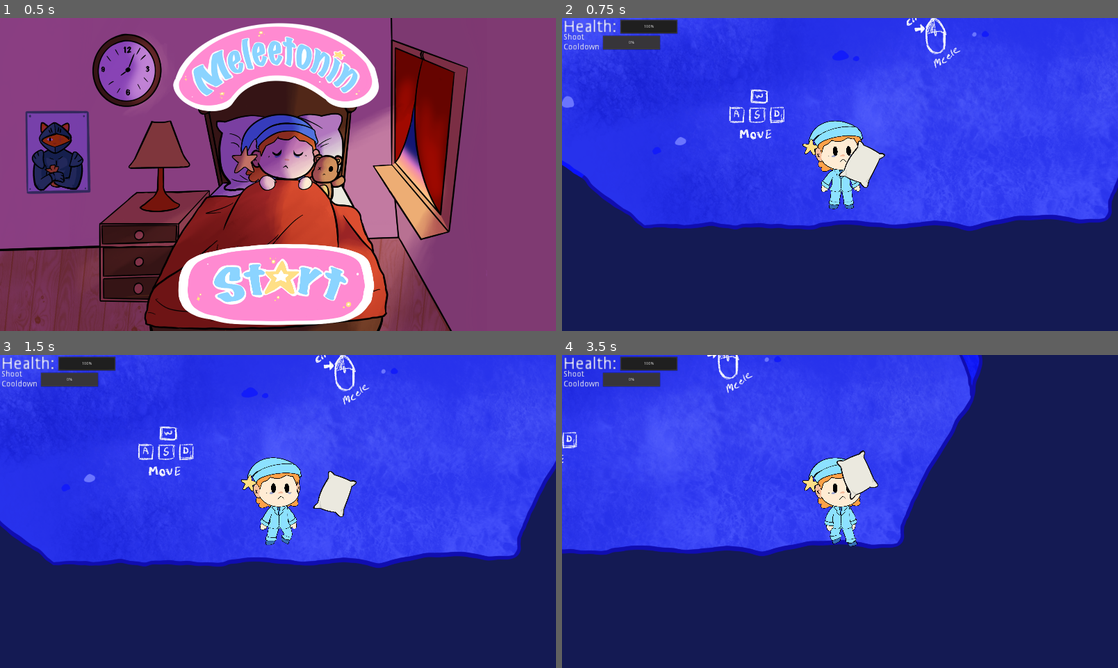
Above: before the commit, frames 1-4 (two rows, left to right).
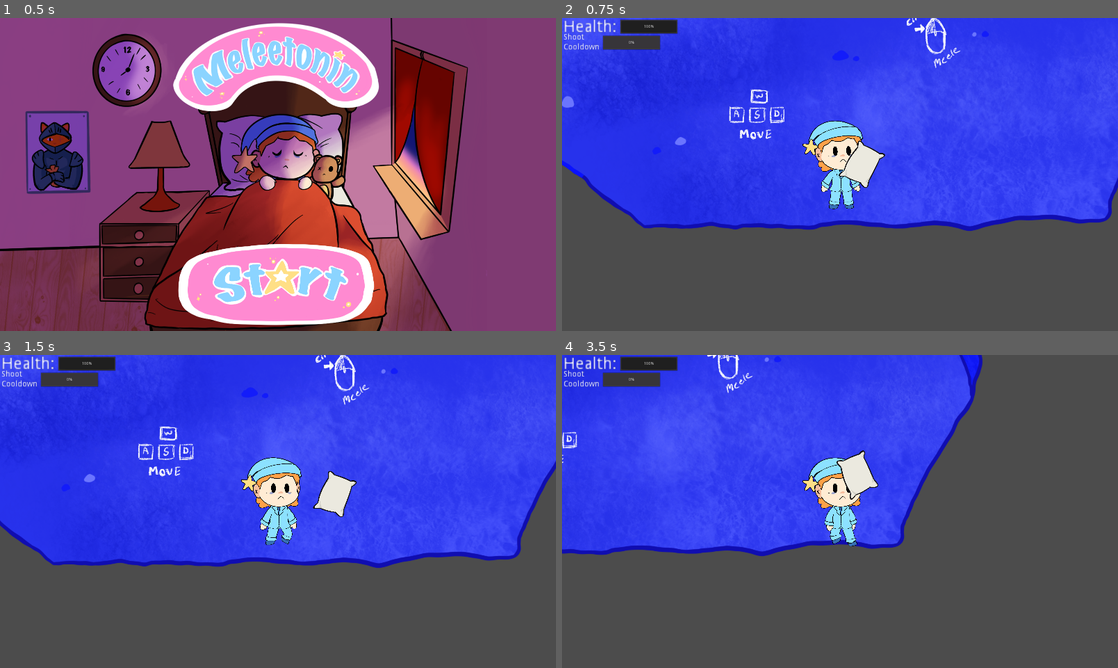
Above: after the commit, the same moments.

Repository: GayFreaks/FiveNightSleep
Game: Godot game, scene res://Main.tscn
Same seed, same stepped clock (60 frames per second), same inputs: the game is played once before the commit and once after it.
Inputs (mouse positions are in pixels of both pictures, inside the frame that each line leads up to):
- Up to frame 1 (0.5 s): no input
- Up to frame 2 (0.75 s): click (840, 284) at 0.5 s
- Up to frame 3 (1.5 s): tap Enter at 1.25 s; move the mouse to (400, 495) at 1.27 s; hold D (Move_Right) from 1.28 s (still down); click (400, 495) at 1.42 s
- Up to frame 4 (3.5 s): move the mouse to (728, 527) at 2.02 s; release D (Move_Right) at 2.03 s; hold S (Move_Down) 2.03-2.78 s; move the mouse to (895, 442) at 2.77 s; hold D (Move_Right) from 2.78 s (still down)

Frame 1 is identical in both runs. In frame 2, 35% of the frame differs, in the area x 0-100%, y 46-100%; in frame 3, 35%; in frame 4, 57%, in the area x 0-100%, y 0-100%.
Error after the commit: Invalid get index '0' (on base: 'null instance'). (res://Scripts/Main.gd:10)

Commit message:
Titel theme ting igen

Diff:
--- a/Loading.tscn
+++ b/Loading.tscn
@@ -20,3 +20,5 @@
 margin_right = 250.0
 margin_bottom = 50.0
 max_value = 1.0
+
+[node name="AudioStreamPlayer" type="AudioStreamPlayer" parent="."]
--- a/Main.tscn
+++ b/Main.tscn
@@ -29,4 +29,7 @@
 texture_disabled = ExtResource( 3 )
 expand = true
 
+[node name="AudioStreamPlayer" type="AudioStreamPlayer" parent="."]
+volume_db = -3.496
+
 [connection signal="pressed" from="TextureButton" to="." method="_on_PlayButton_pressed"]
--- a/Scripts/Main.gd
+++ b/Scripts/Main.gd
@@ -2,8 +2,14 @@
 
 onready var loader = get_node("/root/Loading")
 
+var main_musik = [ preload ("res://Sound/Music/TitelTheme.ogg") ]
+onready var titel_theme = $AudioStreamPlayer
+
 func _ready():
 	Engine.set_target_fps(60)
+	titel_theme.stream [0]
+	titel_theme.play()
 
 func _on_PlayButton_pressed():
 	loader.goto_scene_path("res://Levels/Level1.tscn")
+	titel_theme.stop()
--- a/Scripts/SoundManeger.gd
+++ b/Scripts/SoundManeger.gd
@@ -42,7 +42,11 @@
 			var random_index = rng.randi_range(5, 6)
 			player.stream = muzik [random_index]
 			player.play()
-	else:
+	elif enemy_director.current_enemies.size() < 0:
 		if not player.playing:
 			player.stream = muzik [7]
 			player.play()
+	elif enemy_director.current_enemies.size() == 0:
+		if not player.playing:
+			player.stream = muzik [1]
+			player.play()
--- a/project.godot
+++ b/project.godot
@@ -108,7 +108,3 @@
 
 2d/default_gravity=0
 2d/default_gravity_vector=Vector2( 0, 0 )
-
-[rendering]
-
-environment/default_clear_color=Color( 0.0823529, 0.105882, 0.329412, 1 )
